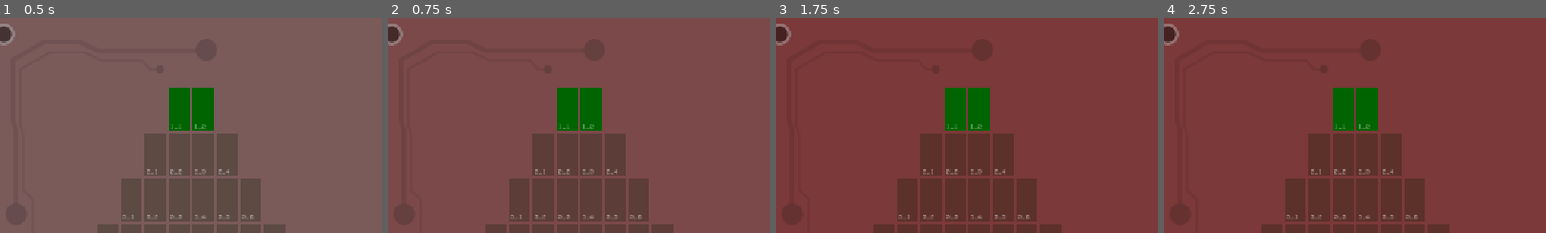
Above: before the commit, frames 1-4 (left to right).
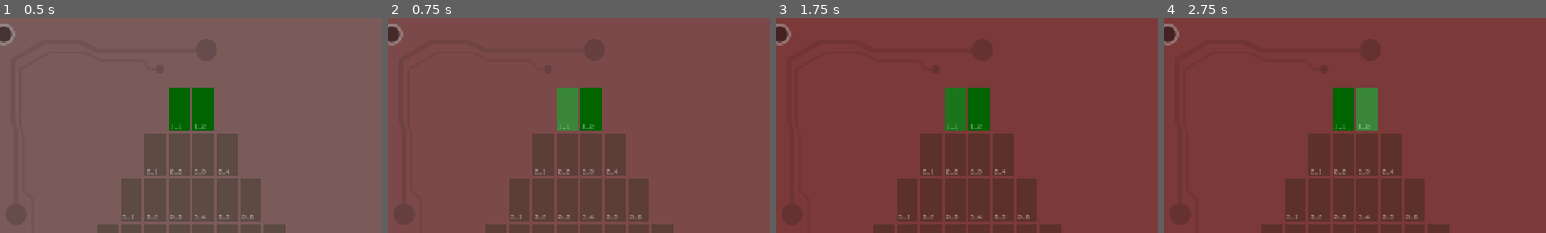
Above: after the commit, the same moments.

Repository: Samiser/christmas-tree-decorator
Game: Godot game, scene res://tree.tscn
Two runs of this game, one before a commit and one after it. Both use one fixed random seed, a clock stepped at 60 frames per second and the inputs below. The project has no main scene, so this scene is started directly.
Inputs (mouse positions are % of the whole screen's width and height, from its top left):
- Up to frame 1 (0.5 s): no input
- Up to frame 2 (0.75 s): tap Enter at 0.5 s; move the mouse to (72, 45) at 0.52 s; tap Space at 0.6 s
- Up to frame 3 (1.75 s): tap Space at 0.77, 1.07, 1.52, 1.55 s; move the mouse to (30, 55) at 1.27 s; click (30, 55) at 1.35 s
- Up to frame 4 (2.75 s): tap Space at 1.82, 2.3 s; move the mouse to (60, 28) at 2.02 s; hold Right mouse button (right_click) from 2.03 s (still down)
The pictures show only the part of the screen within x 2-52%, y 0-50%; the shares and areas given below are measured in that part.

Frame 1 is identical in both runs. In frame 2, 1.1% of the frame differs, in the area x 44-50%, y 32-53%; in frame 3, 1.1%; in frame 4, 1.1%, in the area x 50-56%, y 32-53%.

Commit message:
tile pulse when it's checked or played

Diff:
--- a/sequence_player.gd
+++ b/sequence_player.gd
@@ -6,6 +6,7 @@
 var is_playing: bool = false
 
 signal note_played(index: int, note: Note)
+signal tile_checked(index: int)
 signal playback_finished
 
 func play_note(note: Note):
@@ -22,6 +23,7 @@
 			var note = sequence.notes[i]
 			play_note(note)
 			note_played.emit(i, note)
+		tile_checked.emit(i)
 		await get_tree().create_timer(interval).timeout
 
 	is_playing = false
--- a/tree.gd
+++ b/tree.gd
@@ -13,6 +13,7 @@
 	tree_container.level_change.connect(_on_level_change)
 	tree_container.tile_changed.connect(_on_tile_changed)
 	sequence_player.note_played.connect(tree_container.note_played)
+	sequence_player.tile_checked.connect(tree_container.tile_checked)
 
 	_display_lights()
 	_on_color_selected(0)
--- a/tree.tscn
+++ b/tree.tscn
@@ -12,6 +12,9 @@
 [ext_resource type="Texture2D" uid="uid://by6my4e7fwnr1" path="res://sprites/hole.png" id="11_mkgly"]
 [ext_resource type="Script" uid="uid://dbxdlmjlor4mi" path="res://tree_container.gd" id="13_fkc4b"]
 
+[sub_resource type="Environment" id="Environment_hy4hq"]
+glow_enabled = true
+
 [node name="Tree" type="CanvasLayer" node_paths=PackedStringArray("tree_container", "colour_container", "constraints_list", "selected_colour", "sequence_player")]
 script = ExtResource("1_brfkd")
 tree_container = NodePath("MainMargin/HBoxContainer/VBoxContainer/TreeContainer")
@@ -246,3 +249,6 @@
 layout_mode = 2
 size_flags_horizontal = 3
 alignment = 1
+
+[node name="WorldEnvironment" type="WorldEnvironment" parent="."]
+environment = SubResource("Environment_hy4hq")
--- a/tree_container.gd
+++ b/tree_container.gd
@@ -50,7 +50,12 @@
 			tile.level_change(new_level)
 
 func note_played(index: int, note: Note):
-	get_child(current_level + 1).get_child(index).decoration.light_decoration(index, note)
+	var tile: TreeTile = get_child(current_level + 1).get_child(index)
+	tile.decoration.light_decoration(index, note)
+
+func tile_checked(index: int):
+	var tile: TreeTile = get_child(current_level + 1).get_child(index)
+	tile.pulse()
 
 func get_current_sequence() -> Sequence:
 	var notes : Array[Note]
@@ -79,8 +84,15 @@
 	if sequence_player.is_playing:
 		return
 
+	if current_level >= tree_height - 1:
+		print("tree completed!")
+		return
+
 	var sequence = get_current_sequence()
 	var puzzle = get_current_puzzle()
+
+	for tile in get_child(current_level + 1).get_children():
+		tile.remove_highlight()
 
 	sequence_player.play_sequence(sequence)
 
--- a/tree_tile.gd
+++ b/tree_tile.gd
@@ -17,6 +17,9 @@
 	if main_tree.current_level != level_index:
 		return
 
+	if main_tree.sequence_player.is_playing:
+		return
+
 	color = Color.SEA_GREEN
 	highlighted = true
 
@@ -24,8 +27,16 @@
 	if main_tree.current_level != level_index:
 		return
 
+	remove_highlight()
+
+func remove_highlight() -> void:
 	color = Color.DARK_GREEN
 	highlighted = false
+
+func pulse() -> void:
+	var tween := create_tween()
+	color = Color.DARK_GREEN.lightened(0.4)
+	tween.tween_property(self, "color", Color.DARK_GREEN, 0.3)
 
 func _input(_event):
 	if !highlighted:
Not shown: 1 places in tree.tscn that only renumber resources
